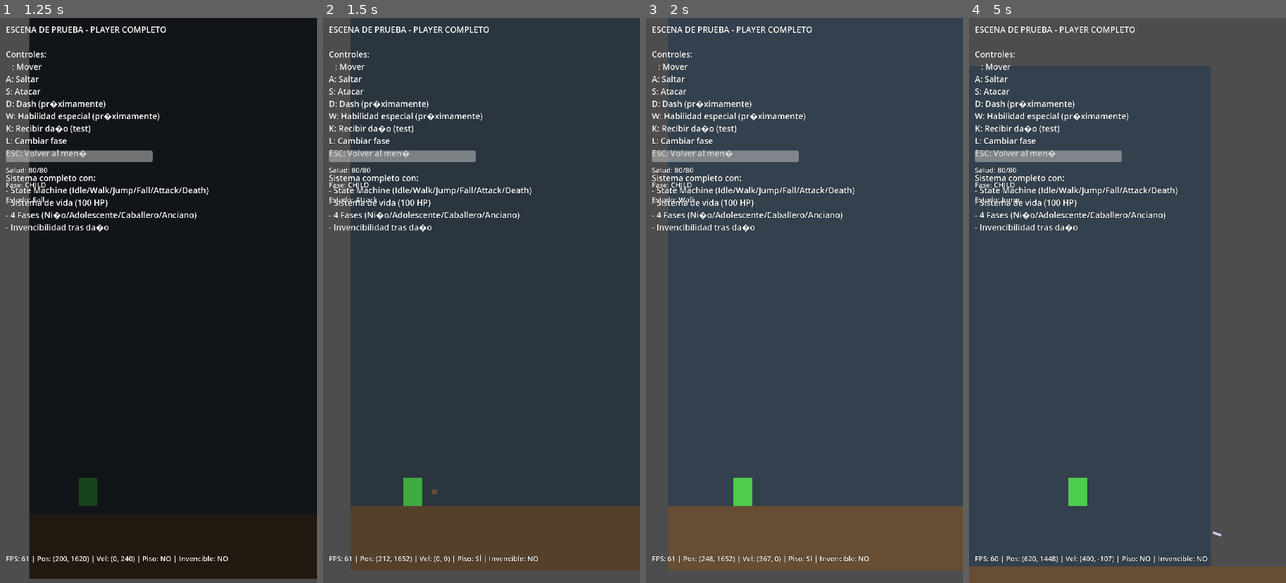
Above: before the commit, frames 1-4 (left to right).
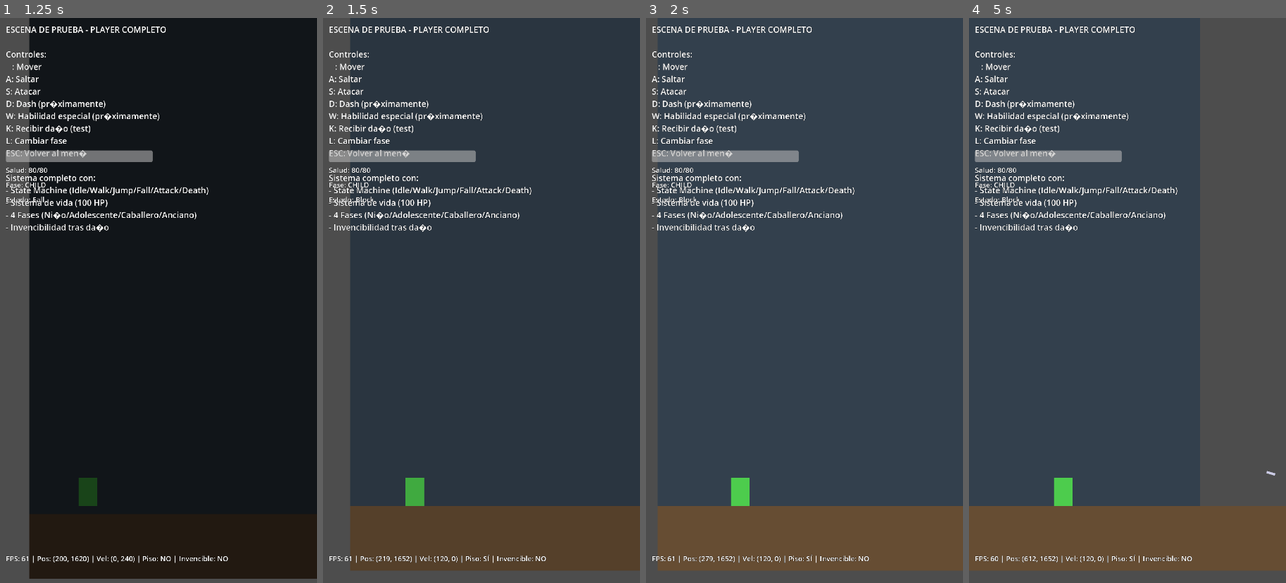
Above: after the commit, the same moments.

Repository: juanrafernandez/pilgrim
Game: Godot game, scene res://scenes/main/main_menu.tscn
Same seed, same stepped clock (60 frames per second), same inputs: the game is played once before the commit and once after it.
Inputs:
- Up to frame 1 (1.25 s): click "Nuevo Juego" at 0.5 s
- Up to frame 2 (1.5 s): tap Enter (ui_accept) at 1.25 s; hold Right (move_right) from 1.28 s (still down); hold Q (block, bound only after the commit) from 1.28 s (still down); tap S (attack) at 1.35 s
- Up to frame 3 (2 s): keep holding Right (move_right); keep holding Q (block, bound only after the commit); tap A (jump) at 1.52 s
- Up to frame 4 (5 s): release Q (block, bound only after the commit) at 2.03 s; tap Q (block, bound only after the commit) at 2.1 s; tap A (jump) at 2.27, 3.77, 4.52 s; tap S (attack) at 2.3, 2.85, 3.8 s; release Right (move_right) at 2.78 s; hold Left (move_left) 2.78-3.53 s; hold Q (block, bound only after the commit) 2.78-3.53 s; hold Right (move_right) from 3.53 s (still down); tap W (special) at 3.6 s; hold Q (block, bound only after the commit) from 4.28 s (still down)

Frame 1 is identical in both runs. In frame 2, 0.3% of the frame differs, in the area x 10-71%, y 31-97%; in frame 3, 2.8%; in frame 4, 22%, in the area x 0-100%, y 0-100%.

Commit message:
feat: implement weapon shield system with blocking and parry mechanics
Adds a comprehensive shield defense system with the following features:

Shield System (shield.gd):
- Separate energy pool (100 points)
- Energy consumption (10/sec while blocking)
- Automatic regeneration (5/sec when not blocking)
- 75% damage reduction during block
- Perfect parry window (0.2s at block start)
- Perfect parry reflects damage back to attacker

Block State (state_block.gd):
- New player state for active blocking
- Can block on ground or in air
- Reduced movement during block (30% on ground, 20% in air)
- Reduced knockback when blocking

Player Integration:
- Added shield property and initialization
- Modified take_damage() to integrate shield mechanics
- Added shield energy signals and tracking
- Added shield-related getter methods
- Perfect parry returns damage to attacker with reversed knockback

Input System:
- Added "block" input action (Q key)
- All player states can transition to Block state

State Transitions:
- Updated Idle, Walk, Jump, Fall states to allow blocking
- Block state transitions back to appropriate states

Enemy Updates:
- Updated all enemy attacks to pass attacker reference
- Enables perfect parry counter-attack mechanic
- Updated: Enemy, BossCursedKnight, Vulture, MountedKnight, Specter, Thief

Scene Updates:
- Added Block and Hurt states to player state machine
- Updated player.tscn with new state nodes

Technical Details:
- Shield is a Resource class similar to Weapon
- Integrates seamlessly with existing weapon system
- No conflicts with current combat mechanics
- Follows GDScript conventions and SOLID principles

Controls:
- Q key: Block/Shield (hold to maintain block)

This implements TASK-001 from the weapon shield system requirements.

Diff:
--- a/project.godot
+++ b/project.godot
@@ -75,6 +75,11 @@
 "events": [Object(InputEventKey,"resource_local_to_scene":false,"resource_name":"","device":0,"window_id":0,"alt_presse …(194 unchanged characters)…
 ]
 }
+block={
+"deadzone": 0.5,
+"events": [Object(InputEventKey,"resource_local_to_scene":false,"resource_name":"","device":0,"window_id":0,"alt_pressed":false,"shift_pressed":false,"ctrl_pressed":false,"meta_pressed":false,"pressed":false,"keycode":0,"physical_keycode":81,"key_label":0,"unicode":0,"location":0,"echo":false,"script":null)
+]
+}
 
 [physics]
 
--- a/scenes/characters/player.tscn
+++ b/scenes/characters/player.tscn
@@ -8,6 +8,8 @@
 [ext_resource type="Script" path="res://scripts/player/states/state_fall.gd" id="6_fall"]
 [ext_resource type="Script" path="res://scripts/player/states/state_attack.gd" id="7_attack"]
 [ext_resource type="Script" path="res://scripts/player/states/state_death.gd" id="8_death"]
+[ext_resource type="Script" path="res://scripts/player/states/state_hurt.gd" id="9_hurt"]
+[ext_resource type="Script" path="res://scripts/player/states/state_block.gd" id="10_block"]
 
 [sub_resource type="RectangleShape2D" id="RectangleShape2D_player"]
 size = Vector2(64, 96)
@@ -47,3 +49,9 @@
 
 [node name="Death" type="Node" parent="StateMachine"]
 script = ExtResource("8_death")
+
+[node name="Hurt" type="Node" parent="StateMachine"]
+script = ExtResource("9_hurt")
+
+[node name="Block" type="Node" parent="StateMachine"]
+script = ExtResource("10_block")
--- a/scripts/enemies/boss_cursed_knight.gd
+++ b/scripts/enemies/boss_cursed_knight.gd
@@ -142,7 +142,7 @@
 
 	if player and _is_player_in_range(attack_range):
 		var knockback = Vector2(direction * 400, -400)
-		player.take_damage(attack_damage, knockback)
+		player.take_damage(attack_damage, knockback, self)
 		attacked.emit(player)
 		print("BOSS: Heavy slash! [%d/%d combo]" % [combo_count + 1, max_combo])
 
@@ -155,7 +155,7 @@
 	if player and _is_player_in_range(attack_range * 1.5):  # Longer range
 		var direction = sign(player.global_position.x - global_position.x)
 		var knockback = Vector2(direction * 350, -350)
-		player.take_damage(attack_damage, knockback)
+		player.take_damage(attack_damage, knockback, self)
 		attacked.emit(player)
 
 	# Chance to summon clone
@@ -170,7 +170,7 @@
 
 	if player and _is_player_in_range(attack_range):
 		var knockback = Vector2(direction * 500, -500)
-		player.take_damage(attack_damage, knockback)
+		player.take_damage(attack_damage, knockback, self)
 		attacked.emit(player)
 		print("BOSS: Desperate strike!")
 
--- a/scripts/enemies/enemy.gd
+++ b/scripts/enemies/enemy.gd
@@ -309,7 +309,7 @@
 		var knockback_dir = sign(player.global_position.x - global_position.x)
 		var knockback = Vector2(knockback_dir * 350, -450)  # Strong knockback (GnG style)
 
-		player.take_damage(attack_damage, knockback)
+		player.take_damage(attack_damage, knockback, self)  # Pass self as attacker for parry
 		attacked.emit(player)
 		print("%s attacked player for %d damage" % [name, attack_damage])
 
--- a/scripts/enemies/enemy_mounted_knight.gd
+++ b/scripts/enemies/enemy_mounted_knight.gd
@@ -109,7 +109,7 @@
 		if player and _is_player_in_range(attack_range):
 			var direction = sign(player.global_position.x - global_position.x)
 			var knockback = Vector2(direction * 500, -500)  # Massive knockback
-			player.take_damage(attack_damage, knockback)
+			player.take_damage(attack_damage, knockback, self)
 			attacked.emit(player)
 			print("%s lance strike!" % name)
 	else:
--- a/scripts/enemies/enemy_specter.gd
+++ b/scripts/enemies/enemy_specter.gd
@@ -187,7 +187,7 @@
 	"""Drain player's life force"""
 	if player and global_position.distance_to(player.global_position) < attack_range:
 		# No knockback - ghostly touch
-		player.take_damage(attack_damage, Vector2.ZERO)
+		player.take_damage(attack_damage, Vector2.ZERO, self)
 		print("%s drained life force!" % name)
 
 
--- a/scripts/enemies/enemy_thief.gd
+++ b/scripts/enemies/enemy_thief.gd
@@ -108,7 +108,7 @@
 
 		# Deal damage during theft
 		var knockback = Vector2(sign(player.global_position.x - global_position.x) * 150, -200)
-		player.take_damage(attack_damage, knockback)
+		player.take_damage(attack_damage, knockback, self)
 
 		print("%s stole item from player!" % name)
 
--- a/scripts/enemies/enemy_vulture.gd
+++ b/scripts/enemies/enemy_vulture.gd
@@ -128,7 +128,7 @@
 	"""Peck attack while diving"""
 	if player and global_position.distance_to(player.global_position) < 60:
 		var knockback = Vector2(sign(player.global_position.x - global_position.x) * 200, -300)
-		player.take_damage(attack_damage, knockback)
+		player.take_damage(attack_damage, knockback, self)
 		print("%s pecked player!" % name)
 
 
--- a/scripts/player/player.gd
+++ b/scripts/player/player.gd
@@ -14,6 +14,8 @@
 signal weapon_changed(new_weapon)  # Weapon type (no type hint to avoid circular dependency)
 signal weapon_durability_changed(current: int, max: int)
 signal projectile_thrown(projectile: Projectile)
+signal shield_energy_changed(current: int, max: int)
+signal perfect_parry(damage_returned: int)
 
 # Enums
 enum WeaponType {
@@ -51,6 +53,9 @@
 var can_throw_projectile: bool = true
 var projectile_cooldown_timer: float = 0.0
 
+# Shield state
+var shield: Shield = null  # Shield for blocking and parrying
+
 # References
 @onready var sprite: ColorRect = $Sprite
 @onready var collision_shape: CollisionShape2D = $CollisionShape2D
@@ -77,6 +82,7 @@
 	current_health = max_health
 	last_safe_position = global_position  # Initialize checkpoint
 	_equip_weapon_for_phase(current_phase)  # Equip initial weapon
+	_initialize_shield()  # Initialize shield system
 	print("Player initialized - Phase: %s" % GameManager.PlayerPhase.keys()[current_phase])
 
 
@@ -89,6 +95,10 @@
 		projectile_cooldown_timer -= delta
 		if projectile_cooldown_timer <= 0:
 			can_throw_projectile = true
+
+	# Update shield (if not blocking, state_block handles it when blocking)
+	if shield and not shield.is_blocking:
+		shield.update(delta)
 
 	# Let state machine handle movement
 	state_machine.physics_update(delta)
@@ -131,31 +141,64 @@
 
 
 ## Take damage with knockback (Ghosts 'n Goblins style)
-func take_damage(amount: int, knockback: Vector2 = Vector2.ZERO) -> void:
+func take_damage(amount: int, knockback: Vector2 = Vector2.ZERO, attacker = null) -> void:
 	if is_invincible or is_dead:
 		return
 
-	current_health = maxi(0, current_health - amount)
+	var final_damage = amount
+
+	# Shield damage reduction and parry
+	if shield and shield.is_blocking:
+		final_damage = shield.reduce_damage(amount)
+
+		# Perfect parry - return damage to attacker
+		if shield.is_in_parry_window() and attacker and attacker.has_method("take_damage"):
+			var parry_damage = shield.get_last_parry_damage()
+			# Return damage to attacker with knockback
+			var parry_knockback = Vector2(-knockback.x, knockback.y)  # Reverse knockback
+			attacker.take_damage(parry_damage, parry_knockback)
+			perfect_parry.emit(parry_damage)
+			print("Player: PERFECT PARRY! Returned %d damage to %s" % [parry_damage, attacker.name])
+
+			# Screenshake for successful parry
+			if camera_controller:
+				camera_controller.add_trauma(0.4)  # Medium shake for parry
+
+			# No damage taken, no knockback on perfect parry
+			return
+
+	# Apply damage
+	current_health = maxi(0, current_health - final_damage)
 	health_changed.emit(current_health, max_health)
-	took_damage.emit(amount)
-
-	# Apply knockback velocity
-	if knockback != Vector2.ZERO:
-		velocity = knockback
+	took_damage.emit(final_damage)
+
+	# Apply knockback velocity (reduced if blocking)
+	if shield and shield.is_blocking:
+		# Reduced knockback when blocking
+		if knockback != Vector2.ZERO:
+			velocity = knockback * 0.3
+		else:
+			velocity = Vector2(-60, -120)  # Minimal knockback
 	else:
-		# Default knockback if none provided
-		velocity = Vector2(-200, -400)
+		# Normal knockback
+		if knockback != Vector2.ZERO:
+			velocity = knockback
+		else:
+			velocity = Vector2(-200, -400)
 
 	# Screenshake when taking damage
 	if camera_controller:
-		camera_controller.add_trauma(0.5)  # Strong shake when hurt
-
-	print("Player took %d damage. Health: %d/%d" % [amount, current_health, max_health])
+		var trauma = 0.3 if (shield and shield.is_blocking) else 0.5
+		camera_controller.add_trauma(trauma)
+
+	print("Player took %d damage. Health: %d/%d" % [final_damage, current_health, max_health])
 
 	if current_health <= 0:
 		die()
 	else:
-		state_machine.change_state("Hurt")
+		# Don't interrupt blocking state if blocking
+		if not (shield and shield.is_blocking):
+			state_machine.change_state("Hurt")
 		_start_invincibility()
 
 
@@ -484,3 +527,50 @@
 
 func set_facing_direction(right: bool) -> void:
 	sprite.scale.x = 1.0 if right else -1.0
+
+
+## Initialize shield system
+func _initialize_shield() -> void:
+	"""Initialize player shield"""
+	shield = Shield.new()
+
+	# Connect shield signals
+	shield.energy_changed.connect(_on_shield_energy_changed)
+	shield.perfect_parry_triggered.connect(_on_perfect_parry_triggered)
+	shield.shield_depleted.connect(_on_shield_depleted)
+	shield.shield_recharged.connect(_on_shield_recharged)
+
+	print("Player: Shield initialized (Energy: %d/%d)" % [shield.current_energy, shield.max_energy])
+
+
+## Shield signal handlers
+func _on_shield_energy_changed(current: int, max_energy: int) -> void:
+	shield_energy_changed.emit(current, max_energy)
+
+
+func _on_perfect_parry_triggered(damage: int) -> void:
+	# Already handled in take_damage()
+	pass
+
+
+func _on_shield_depleted() -> void:
+	print("Player: Shield depleted!")
+
+
+func _on_shield_recharged() -> void:
+	print("Player: Shield recharged!")
+
+
+## Shield getters
+func get_shield_energy_percentage() -> float:
+	"""Get shield energy as percentage"""
+	if shield:
+		return shield.get_energy_percentage()
+	return 0.0
+
+
+func can_block() -> bool:
+	"""Returns true if player can block"""
+	if shield:
+		return shield.can_block()
+	return false
--- /dev/null
+++ b/scripts/player/states/state_block.gd
@@ -0,0 +1,94 @@
+extends PlayerState
+
+## Block State
+## Player is blocking with shield
+## - Consumes shield energy while blocking
+## - Reduces incoming damage by 75%
+## - Perfect parry window (0.2s at start) returns damage to attacker
+## - Can block on ground or in air
+
+# State tracking
+var block_duration: float = 0.0
+
+
+func _state_enter() -> void:
+	block_duration = 0.0
+
+	# Try to start blocking
+	if player.shield and player.shield.start_block():
+		print("StateBlock: Entered blocking state")
+	else:
+		# Can't block (no energy), return to previous state
+		print("StateBlock: Cannot block - no shield energy")
+		_exit_to_appropriate_state()
+
+
+func _state_exit() -> void:
+	# Stop blocking when exiting state
+	if player.shield:
+		player.shield.stop_block()
+	print("StateBlock: Exited blocking state")
+
+
+func _state_physics_update(delta: float) -> void:
+	block_duration += delta
+
+	# Update shield (handles energy consumption)
+	if player.shield:
+		player.shield.update(delta)
+
+	# Apply gravity
+	apply_gravity(delta)
+
+	# Reduced movement while blocking
+	if player.is_on_floor():
+		# Can move slowly while blocking on ground
+		apply_movement(player.input_direction.x * 0.3, delta)
+	else:
+		# Very limited air control while blocking
+		apply_movement(player.input_direction.x * 0.2, delta)
+
+	# Update sprite direction (can turn while blocking)
+	if player.input_direction.x != 0:
+		update_sprite_direction()
+
+	# Check transitions
+	check_transitions()
+
+
+func check_transitions() -> void:
+	# Death takes priority
+	if player.is_dead:
+		state_machine.change_state("Death")
+		return
+
+	# Check if shield depleted
+	if player.shield and not player.shield.can_block():
+		print("StateBlock: Shield depleted, exiting block")
+		_exit_to_appropriate_state()
+		return
+
+	# Check if player released block button
+	if not Input.is_action_pressed("block"):
+		print("StateBlock: Block released")
+		_exit_to_appropriate_state()
+		return
+
+	# Can't block while attacking
+	if player.is_attacking:
+		_exit_to_appropriate_state()
+		return
+
+
+func _exit_to_appropriate_state() -> void:
+	"""Exit to the appropriate state based on current conditions"""
+	if player.is_on_floor():
+		if player.input_direction.x != 0:
+			state_machine.change_state("Walk")
+		else:
+			state_machine.change_state("Idle")
+	else:
+		if player.velocity.y > 0:
+			state_machine.change_state("Fall")
+		else:
+			state_machine.change_state("Jump")
--- a/scripts/player/states/state_fall.gd
+++ b/scripts/player/states/state_fall.gd
@@ -19,6 +19,11 @@
 
 
 func check_transitions() -> void:
+	# If block pressed and can block, go to Block
+	if Input.is_action_just_pressed("block") and player.can_block():
+		state_machine.change_state("Block")
+		return
+
 	# If throw projectile pressed
 	if Input.is_action_just_pressed("special"):
 		player.throw_projectile()
--- a/scripts/player/states/state_idle.gd
+++ b/scripts/player/states/state_idle.gd
@@ -20,6 +20,11 @@
 
 
 func check_transitions() -> void:
+	# If block pressed and can block, go to Block
+	if Input.is_action_just_pressed("block") and player.can_block():
+		state_machine.change_state("Block")
+		return
+
 	# If throw projectile pressed
 	if Input.is_action_just_pressed("special"):
 		player.throw_projectile()
--- a/scripts/player/states/state_jump.gd
+++ b/scripts/player/states/state_jump.gd
@@ -24,6 +24,11 @@
 
 
 func check_transitions() -> void:
+	# If block pressed and can block, go to Block
+	if Input.is_action_just_pressed("block") and player.can_block():
+		state_machine.change_state("Block")
+		return
+
 	# If throw projectile pressed
 	if Input.is_action_just_pressed("special"):
 		player.throw_projectile()
--- a/scripts/player/states/state_walk.gd
+++ b/scripts/player/states/state_walk.gd
@@ -19,6 +19,11 @@
 
 
 func check_transitions() -> void:
+	# If block pressed and can block, go to Block
+	if Input.is_action_just_pressed("block") and player.can_block():
+		state_machine.change_state("Block")
+		return
+
 	# If throw projectile pressed
 	if Input.is_action_just_pressed("special"):
 		player.throw_projectile()
--- /dev/null
+++ b/scripts/weapons/shield.gd
@@ -0,0 +1,207 @@
+extends Resource
+class_name Shield
+
+## Shield Defense System
+## Manages shield energy, blocking, damage reduction, and perfect parry mechanics
+## Works alongside weapon system - provides defensive capabilities
+
+# Signals
+signal energy_changed(current: int, max: int)
+signal perfect_parry_triggered(damage_returned: int)
+signal shield_depleted()
+signal shield_recharged()
+signal block_started()
+signal block_ended()
+
+# Constants
+const DEFAULT_MAX_ENERGY: int = 100
+const DEFAULT_CONSUMPTION_RATE: float = 10.0  # Energy per second while blocking
+const DEFAULT_REGEN_RATE: float = 5.0  # Energy per second when not blocking
+const DEFAULT_DAMAGE_REDUCTION: float = 0.75  # 75% damage reduction
+const PERFECT_PARRY_WINDOW: float = 0.2  # 200ms window for perfect parry
+const MIN_ENERGY_TO_BLOCK: int = 1  # Minimum energy needed to start blocking
+
+# Shield stats
+@export var max_energy: int = DEFAULT_MAX_ENERGY
+@export var energy_consumption_rate: float = DEFAULT_CONSUMPTION_RATE
+@export var energy_regen_rate: float = DEFAULT_REGEN_RATE
+@export var damage_reduction: float = DEFAULT_DAMAGE_REDUCTION
+
+# State
+var current_energy: int = DEFAULT_MAX_ENERGY
+var is_blocking: bool = false
+var is_depleted: bool = false
+
+# Parry system
+var parry_timer: float = 0.0
+var parry_window_active: bool = false
+var last_parry_damage: int = 0
+
+
+func _init() -> void:
+	current_energy = max_energy
+
+
+## Update shield (call every frame)
+func update(delta: float) -> void:
+	"""Update shield energy consumption/regeneration and parry timing"""
+
+	# Update parry window timer
+	if parry_window_active:
+		parry_timer += delta
+		if parry_timer >= PERFECT_PARRY_WINDOW:
+			parry_window_active = false
+			parry_timer = 0.0
+
+	# Energy consumption while blocking
+	if is_blocking:
+		_consume_energy(energy_consumption_rate * delta)
+	else:
+		# Energy regeneration when not blocking
+		_regenerate_energy(energy_regen_rate * delta)
+
+
+## Start blocking
+func start_block() -> bool:
+	"""Start blocking. Returns false if not enough energy."""
+	if current_energy < MIN_ENERGY_TO_BLOCK:
+		print("Shield: Not enough energy to block!")
+		return false
+
+	if is_blocking:
+		return true  # Already blocking
+
+	is_blocking = true
+
+	# Start parry window when block starts
+	parry_window_active = true
+	parry_timer = 0.0
+
+	block_started.emit()
+	print("Shield: Block started (Energy: %d/%d)" % [current_energy, max_energy])
+
+	return true
+
+
+## Stop blocking
+func stop_block() -> void:
+	"""Stop blocking"""
+	if not is_blocking:
+		return
+
+	is_blocking = false
+	parry_window_active = false
+	parry_timer = 0.0
+
+	block_ended.emit()
+	print("Shield: Block ended (Energy: %d/%d)" % [current_energy, max_energy])
+
+
+## Check if can parry
+func is_in_parry_window() -> bool:
+	"""Returns true if currently in perfect parry window"""
+	return parry_window_active and parry_timer <= PERFECT_PARRY_WINDOW
+
+
+## Reduce incoming damage
+func reduce_damage(incoming_damage: int) -> int:
+	"""Reduce incoming damage based on shield state. Returns actual damage taken."""
+
+	# No shield effect if not blocking or depleted
+	if not is_blocking or is_depleted:
+		return incoming_damage
+
+	# Perfect parry - return all damage to attacker
+	if is_in_parry_window():
+		last_parry_damage = incoming_damage
+		perfect_parry_triggered.emit(incoming_damage)
+		print("Shield: PERFECT PARRY! Returning %d damage to attacker!" % incoming_damage)
+		return 0  # Player takes no damage
+
+	# Normal block - reduce damage
+	var reduced_damage = int(incoming_damage * (1.0 - damage_reduction))
+	print("Shield: Blocked! Reduced %d damage to %d (%.0f%% reduction)" %
+		[incoming_damage, reduced_damage, damage_reduction * 100])
+
+	return reduced_damage
+
+
+## Get last parry damage (for returning to attacker)
+func get_last_parry_damage() -> int:
+	"""Returns the damage from the last perfect parry (to be dealt to attacker)"""
+	return last_parry_damage
+
+
+## Consume energy
+func _consume_energy(amount: float) -> void:
+	"""Consume shield energy"""
+	var old_energy = current_energy
+	current_energy = maxi(0, current_energy - int(amount))
+
+	# Check if depleted
+	if current_energy <= 0 and not is_depleted:
+		is_depleted = true
+		is_blocking = false
+		shield_depleted.emit()
+		print("Shield: DEPLETED!")
+
+	# Emit signal if energy changed
+	if current_energy != old_energy:
+		energy_changed.emit(current_energy, max_energy)
+
+
+## Regenerate energy
+func _regenerate_energy(amount: float) -> void:
+	"""Regenerate shield energy"""
+	if current_energy >= max_energy:
+		return
+
+	var old_energy = current_energy
+	var was_depleted = is_depleted
+
+	current_energy = mini(max_energy, current_energy + int(amount))
+
+	# Check if recharged from depletion
+	if was_depleted and current_energy >= MIN_ENERGY_TO_BLOCK:
+		is_depleted = false
+		shield_recharged.emit()
+		print("Shield: Recharged!")
+
+	# Emit signal if energy changed
+	if current_energy != old_energy:
+		energy_changed.emit(current_energy, max_energy)
+
+
+## Restore energy
+func restore_energy(amount: int) -> void:
+	"""Restore shield energy by amount (e.g., from pickups)"""
+	_regenerate_energy(float(amount))
+	print("Shield: Restored %d energy. Energy: %d/%d" % [amount, current_energy, max_energy])
+
+
+## Full restore
+func restore() -> void:
+	"""Fully restore shield energy"""
+	current_energy = max_energy
+	is_depleted = false
+	energy_changed.emit(current_energy, max_energy)
+	print("Shield: Fully restored!")
+
+
+## Getters
+func get_energy_percentage() -> float:
+	"""Get shield energy as percentage (0.0 to 1.0)"""
+	return float(current_energy) / float(max_energy)
+
+
+func can_block() -> bool:
+	"""Returns true if shield has enough energy to block"""
+	return current_energy >= MIN_ENERGY_TO_BLOCK and not is_depleted
+
+
+func get_status() -> String:
+	"""Get shield status description for UI"""
+	var status = "DEPLETED" if is_depleted else "OK"
+	var blocking = " [BLOCKING]" if is_blocking else ""
+	var parrying = " [PARRY WINDOW]" if is_in_parry_window() else ""
+	return "Shield: %d/%d - %s%s%s" % [current_energy, max_energy, status, blocking, parrying]
Not shown: 1 places in scenes/characters/player.tscn that only renumber resources
